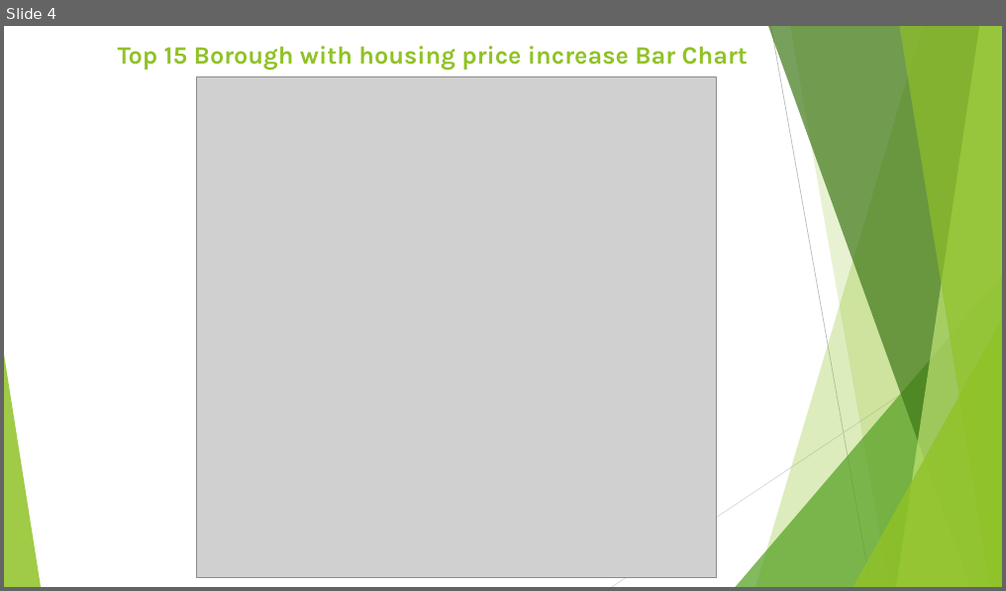
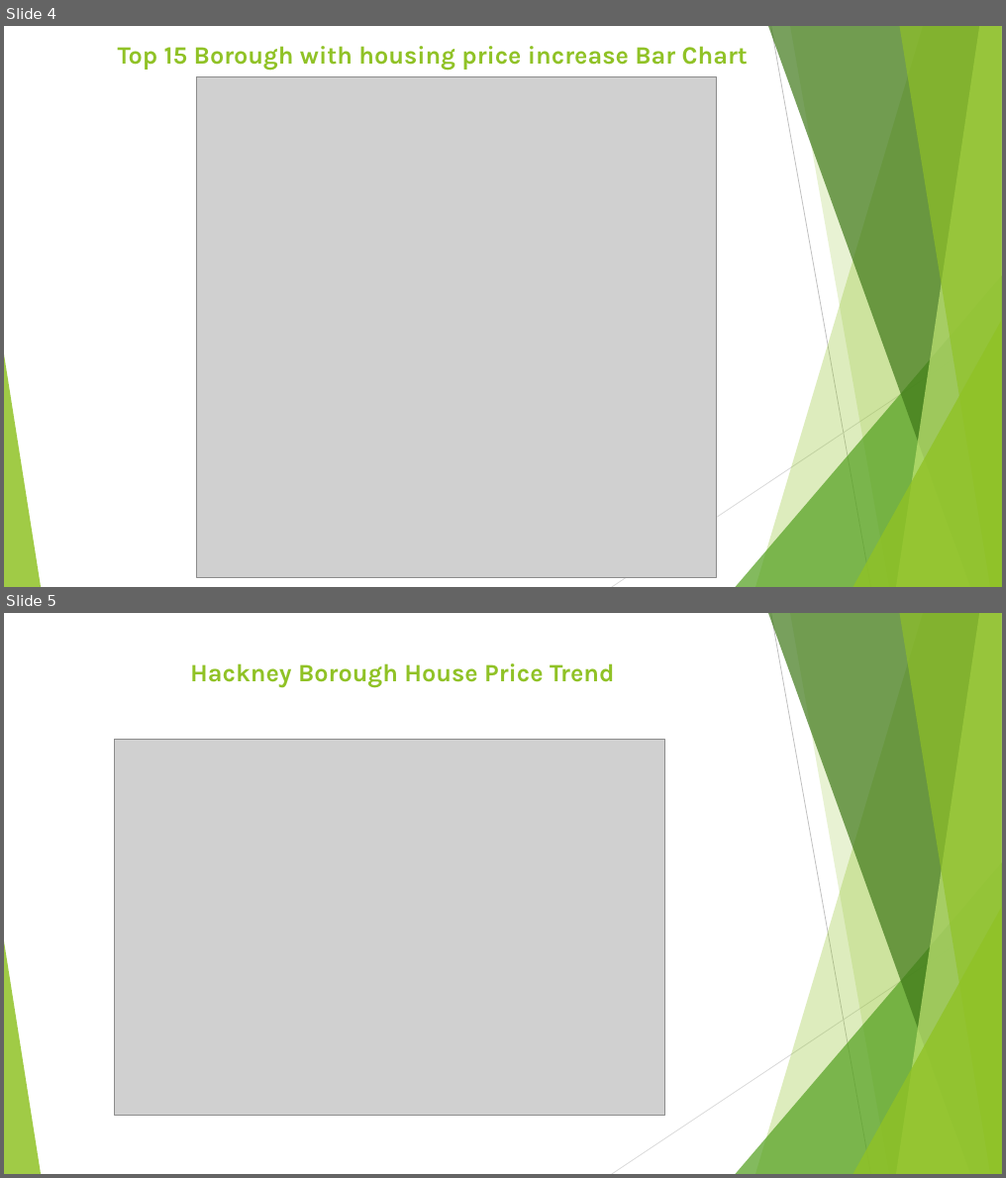
Before and after one commit to graceyu2020/London_Housing, a slide deck: Project1_LondonHousingCaseStudy.pptx. Shown one above the other, each under a label of ours: slide 4 before the commit, slides 4 and 5 after it. The pictures are 1006x591 and 1006x1178 pixels, drawn with LibreOffice and Linux fonts; fonts in the diff are those of the drawing; grey boxes stand for pictures. Boxes give left, top, right and bottom in pixels: in the first picture for what was removed or moved away, otherwise in the second. Text is boxed around its words. In the diff, an @@ line names an element or a change of style, - is before the commit and + after.

```diff
--- a/Project1_LondonHousingCaseStudy.pptx
+++ b/Project1_LondonHousingCaseStudy.pptx
@@ slide 5 added at [4, 613, 1002, 1174], background #FFFFFF; not listed: 10 template elements that a slide beside it also shows @@
@@ title added at [190, 663, 615, 687], 24 pt, text #90C226, bold @@
+Hackney Borough House Price Trend
@@ picture added at [115, 740, 665, 1115] @@
```
Also in this commit, not shown: 1 slide changed, 1 other slide added.
